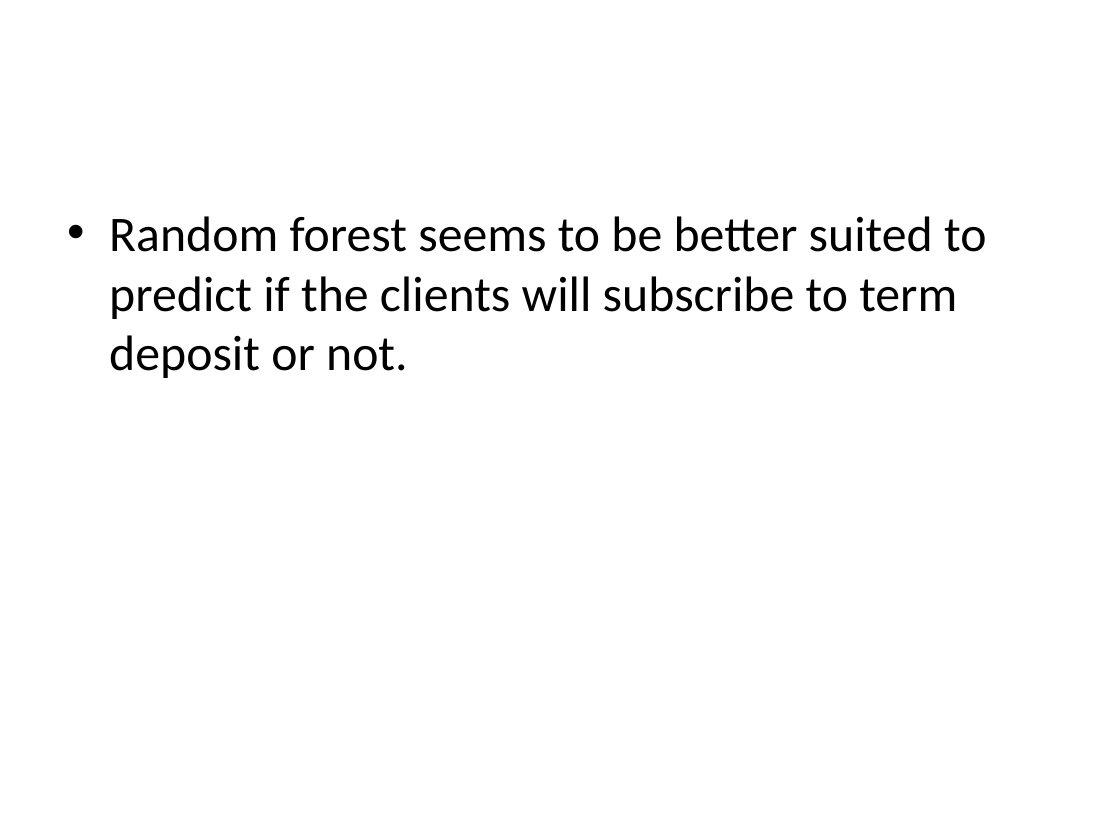
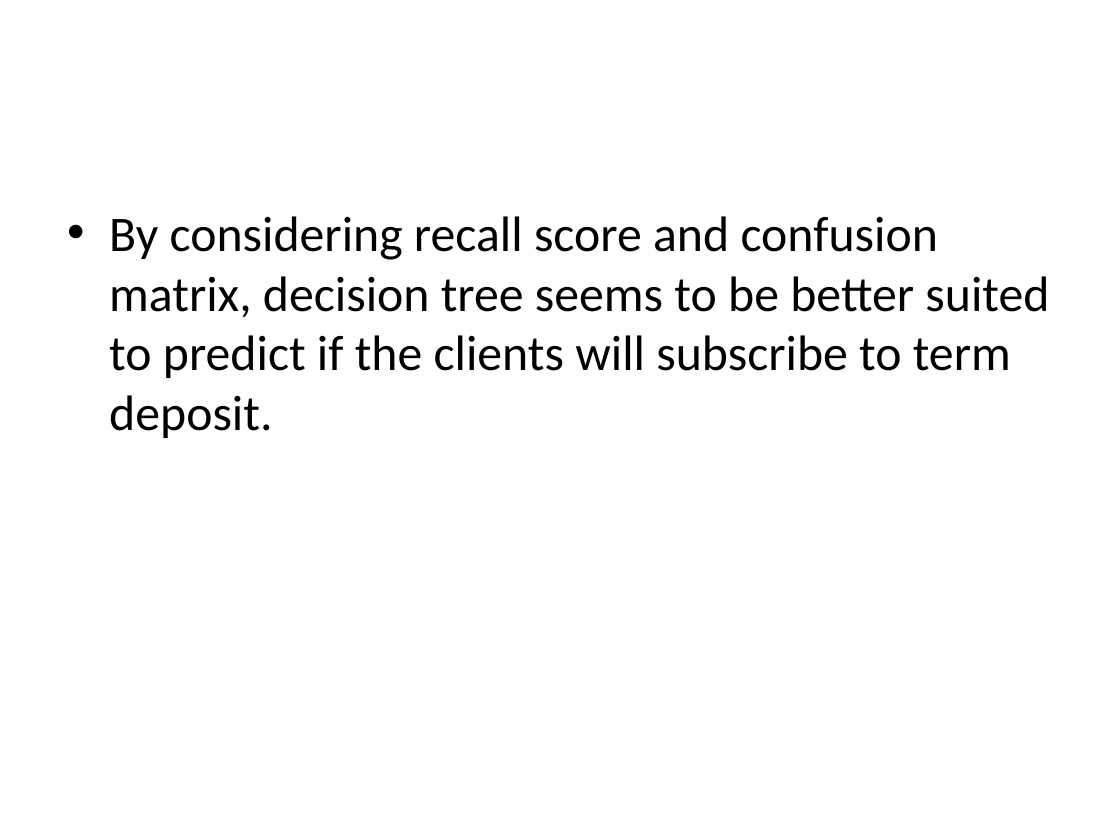
Before and after one commit to SoundaryaViji/capstone_project, a slide deck: slide 10 of FinalPresentation.pptx (slide 9 before the commit). Drawn at 1120x840 pixels with LibreOffice and Linux fonts; fonts in the diff are those of the drawing. Boxes give left, top, right and bottom in pixels: in the first picture for what was removed or moved away, otherwise in the second. Text is boxed around its words. In the diff, an @@ line names an element or a change of style, - is before the commit and + after.

```diff
--- a/FinalPresentation.pptx
+++ b/FinalPresentation.pptx
@@ text at [109, 216, 1049, 438]: text changed @@
-• Random forest seems to be better suited to predict if the clients will subscribe to term deposit or not.
+• By considering recall score and confusion matrix, decision tree seems to be better suited to predict if the clients will subscribe to term deposit.
```
Also in this commit, not shown: 8 other slides changed, 1 slide added, 2 other files.
